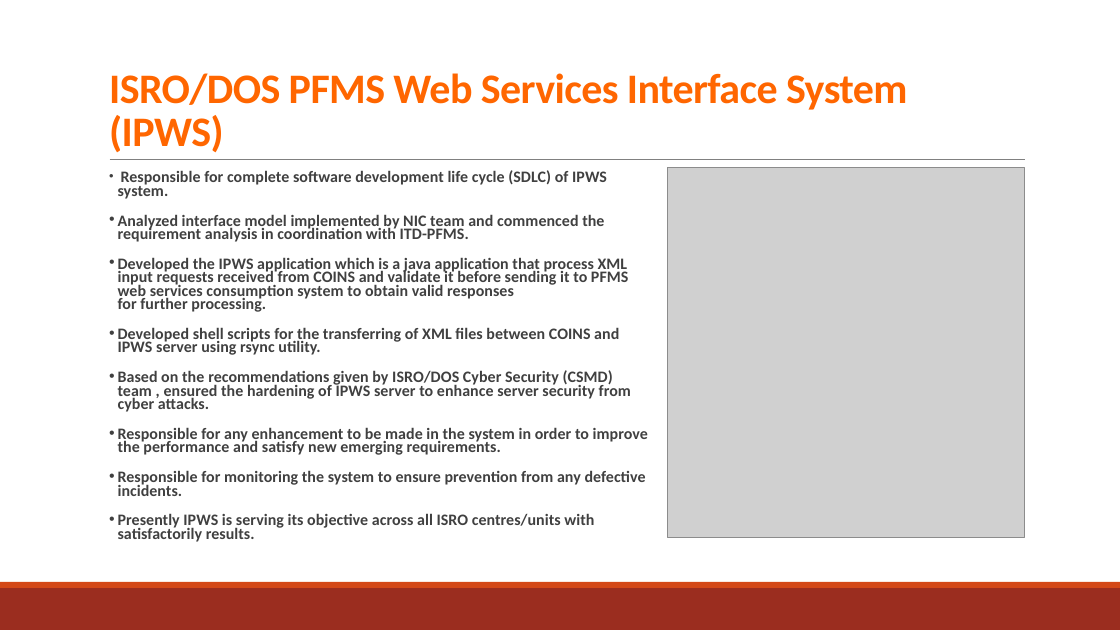
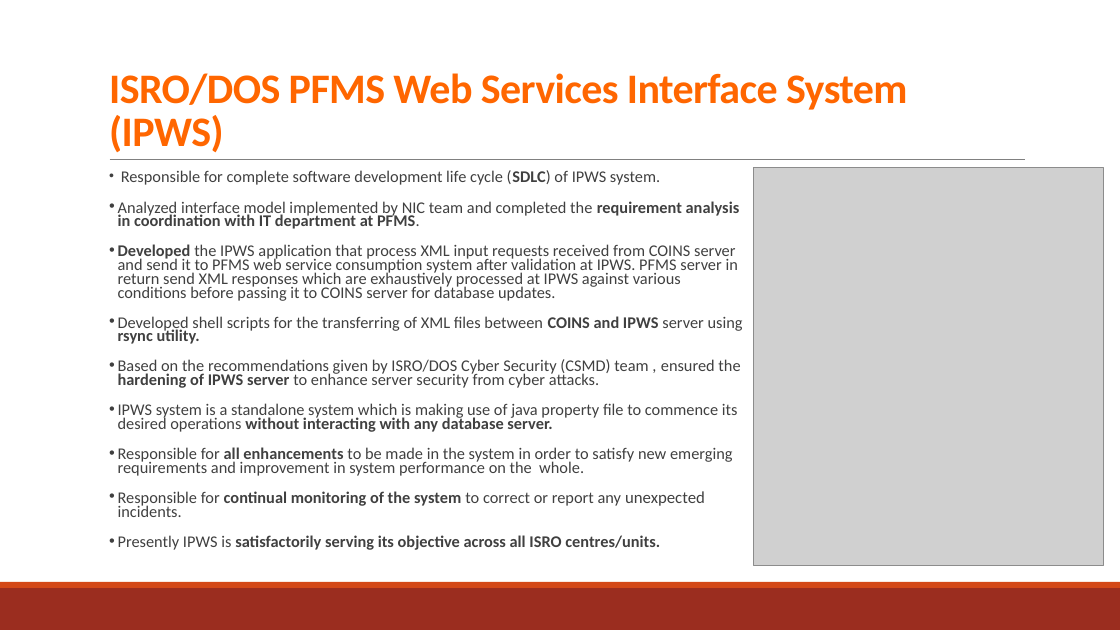
Before and after one commit to NavdeepGarg/DPC_Repo, a slide deck: slide 3 of handOutSources/navdeep.pptx. Drawn at 1120x630 pixels with LibreOffice and Linux fonts; fonts in the diff are those of the drawing; grey boxes stand for pictures. Boxes give left, top, right and bottom in pixels: in the first picture for what was removed or moved away, otherwise in the second. Text is boxed around its words. In the diff, an @@ line names an element or a change of style, - is before the commit and + after.

```diff
--- a/handOutSources/navdeep.pptx
+++ b/handOutSources/navdeep.pptx
@@ text at <box>118,170,743,388</box>: size 13.8 to 14 pt, bold off in "Responsible for complete software development life cycle ...", "Developed shell scripts for the transferring of ...", "Based on the recommendations given by ISRO/DOS ..." @@
@@ picture: place and size @@
-picture at <box>668,168,1025,538</box>
+picture at <box>754,168,1103,566</box>
@@ text at <box>118,201,740,301</box>: text changed; size 13.8 to 14 pt; bold off @@
-• Analyzed interface model implemented by NIC team and commenced the requirement analysis in coordination with ITD-PFMS.
-• Developed the IPWS application which is a java application that process XML input requests received from COINS and validate it before sending it to PFMS web services consumption system to obtain valid responses
-  for further processing.
+• Analyzed interface model implemented by NIC team and completed the requirement analysis in coordination with IT department at PFMS.
+• Developed the IPWS application that process XML input requests received from COINS server and send it to PFMS web service consumption system after validation at IPWS. PFMS server in return send XML responses which are exhaustively processed at IPWS against various conditions before passing it to COINS server for database updates.
@@ text at <box>118,403,738,550</box>: text changed; size 13.8 to 14 pt; bold off @@
-• Responsible for any enhancement to be made in the system in order to improve the performance and satisfy new emerging requirements.
-• Responsible for monitoring the system to ensure prevention from any defective incidents.
-• Presently IPWS is serving its objective across all ISRO centres/units with satisfactorily results.
+• IPWS system is a standalone system which is making use of java property file to commence its desired operations without interacting with any database server.
+• Responsible for all enhancements to be made in the system in order to satisfy new emerging requirements and improvement in system performance on the whole.
+• Responsible for continual monitoring of the system to correct or report any unexpected incidents.
+• Presently IPWS is satisfactorily serving its objective across all ISRO centres/units.
```
Also in this commit, not shown: 4 other slides changed, 3 other files.
